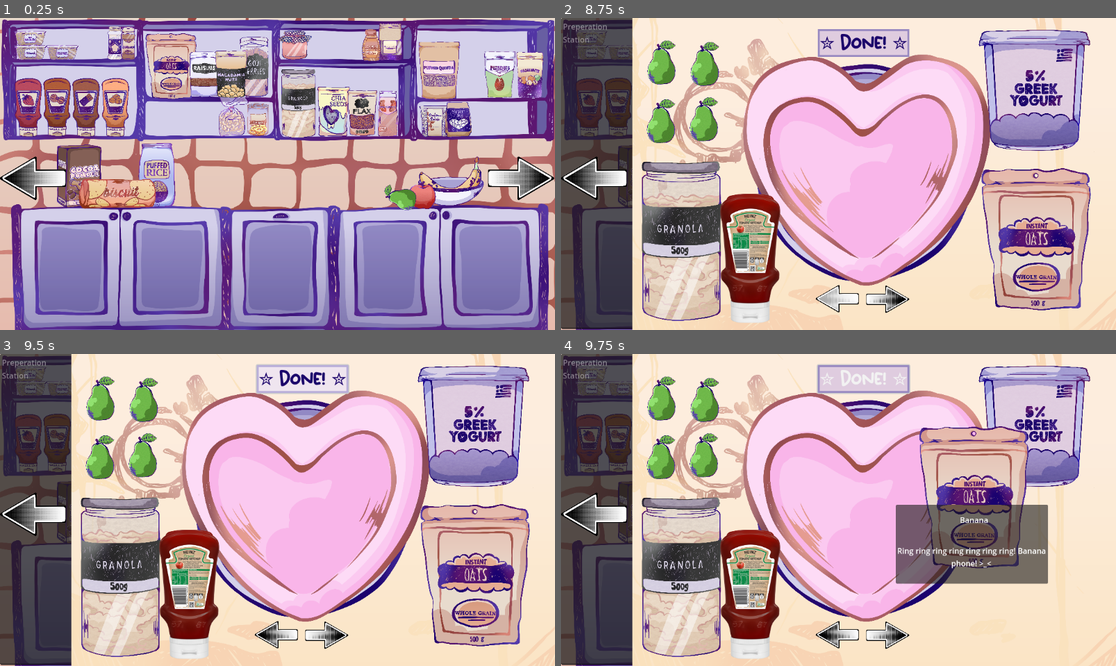
Above: before the commit, frames 1-4 (two rows, left to right).
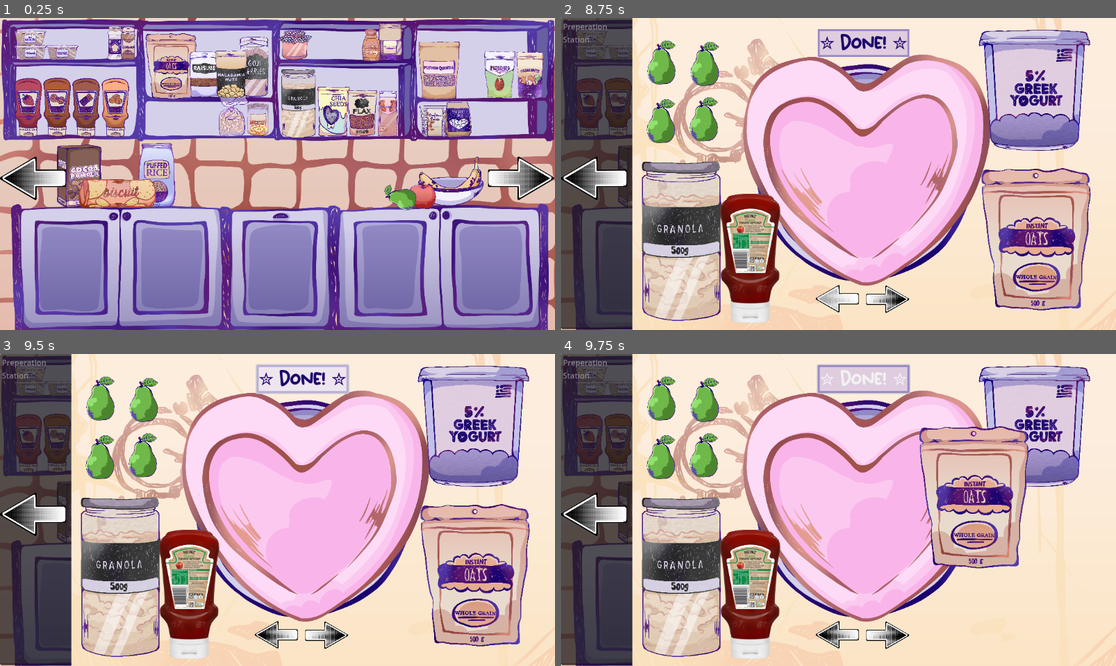
Above: after the commit, the same moments.

Repository: authenticBloodshed/gOATmeal
Game: Godot game, scene res://game.tscn
Two runs of this game, one before a commit and one after it. Both use one fixed random seed, a clock stepped at 60 frames per second and the inputs below. This scene is started directly instead of the project's main scene.
Inputs (mouse positions are in pixels of both pictures, inside the frame that each line leads up to):
- Up to frame 1 (0.25 s): no input
- Up to frame 2 (8.75 s): click (1082, 180) at 0.5 s; click "✮ Done! ✮" at 1.25 s; click "✮ Done! ✮" at 2 s; click (888, 298) at 2.75 s; click (888, 298) at 3.5 s; click (838, 298) at 4.25 s; click (1082, 180) at 5 s; click (838, 298) at 5.75 s; click (1082, 180) at 6.5 s; click (888, 298) at 7.25 s; click (838, 298) at 8 s
- Up to frame 3 (9.5 s): click "✮ Done! ✮" at 8.75 s
- Up to frame 4 (9.75 s): tap Enter at 9.5 s; drag from (1010, 522) to (894, 447) at 9.52 s

Frames 1-3 are identical in both runs. In frame 4, 6.9% of the frame differs, in the area x 60-88%, y 48-74%.
Error in both runs: Attempt to call function 'hide' in base 'null instance' on a null instance. (res://PrepStation.gd:24)

Commit message:
Fixed the overlapping issue
When in the fridge or at preperation station, you can no longer see the descriptions of the items when you hover over them in those subscreens.

Diff:
--- a/game.gd
+++ b/game.gd
@@ -19,10 +19,76 @@
 	$KitchenButton.show()
 	$FridgeButton.hide()
 	$FridgeButton.disabled = true
+	$KitchenStuff/Banana/CollisionShape2D.disabled = true
+	$KitchenStuff/Apple/CollisionShape2D.disabled = true
+	$KitchenStuff/Pear/CollisionShape2D.disabled = true
+	$KitchenStuff/Chiaseeds/CollisionShape2D.disabled = true
+	$KitchenStuff/Granola/CollisionShape2D.disabled = true
+	$KitchenStuff/Oats/CollisionShape2D.disabled = true
+	$KitchenStuff/SunflowerSeeds/CollisionShape2D.disabled = true
+	$KitchenStuff/CoconutFlakes/CollisionShape2D.disabled = true
+	$KitchenStuff/CacaoNibs/CollisionShape2D.disabled = true
+	$KitchenStuff/puffedrice/CollisionShape2D.disabled = true
+	$KitchenStuff/cocao/CollisionShape2D.disabled = true
+	$KitchenStuff/puffedquinoa/CollisionShape2D.disabled = true
+	$KitchenStuff/biscuits/CollisionShape2D.disabled = true
+	$KitchenStuff/FlaxSeeds/CollisionShape2D.disabled = true
+	$KitchenStuff/Raisins/CollisionShape2D.disabled = true
+	$KitchenStuff/StrawberrySauce/CollisionShape2D.disabled = true
+	$KitchenStuff/ChocolateSauce/CollisionShape2D.disabled = true
+	$KitchenStuff/CaramelSauce/CollisionShape2D.disabled = true
+	$KitchenStuff/PeanutButter/CollisionShape2D.disabled = true
+	$KitchenStuff/CRanberries/CollisionShape2D.disabled = true
+	$KitchenStuff/Gojiberries/CollisionShape2D.disabled = true
+	$KitchenStuff/Pineapple/CollisionShape2D.disabled = true
+	$KitchenStuff/Cinnamon/CollisionShape2D.disabled = true
+	$KitchenStuff/Sprinkles/CollisionShape2D.disabled = true
+	$KitchenStuff/jam/CollisionShape2D.disabled = true
+	$KitchenStuff/honey/CollisionShape2D.disabled = true
+	$KitchenStuff/Almonds/CollisionShape2D.disabled = true
+	$KitchenStuff/Walnuts/CollisionShape2D.disabled = true
+	$KitchenStuff/Pecans/CollisionShape2D.disabled = true
+	$KitchenStuff/Hazelnut/CollisionShape2D.disabled = true
+	$KitchenStuff/Cashews/CollisionShape2D.disabled = true
+	$KitchenStuff/Pistachios/CollisionShape2D.disabled = true
+	$KitchenStuff/Macadamia/CollisionShape2D.disabled = true
 	$FridgeButton.mouse_filter = Control.MOUSE_FILTER_IGNORE
 
 func _on_fridge_button_pressed():
 	$Fridge.show()
+	$KitchenStuff/Banana/CollisionShape2D.disabled = true
+	$KitchenStuff/Apple/CollisionShape2D.disabled = true
+	$KitchenStuff/Pear/CollisionShape2D.disabled = true
+	$KitchenStuff/Chiaseeds/CollisionShape2D.disabled = true
+	$KitchenStuff/Granola/CollisionShape2D.disabled = true
+	$KitchenStuff/Oats/CollisionShape2D.disabled = true
+	$KitchenStuff/SunflowerSeeds/CollisionShape2D.disabled = true
+	$KitchenStuff/CoconutFlakes/CollisionShape2D.disabled = true
+	$KitchenStuff/CacaoNibs/CollisionShape2D.disabled = true
+	$KitchenStuff/puffedrice/CollisionShape2D.disabled = true
+	$KitchenStuff/cocao/CollisionShape2D.disabled = true
+	$KitchenStuff/puffedquinoa/CollisionShape2D.disabled = true
+	$KitchenStuff/biscuits/CollisionShape2D.disabled = true
+	$KitchenStuff/FlaxSeeds/CollisionShape2D.disabled = true
+	$KitchenStuff/Raisins/CollisionShape2D.disabled = true
+	$KitchenStuff/StrawberrySauce/CollisionShape2D.disabled = true
+	$KitchenStuff/ChocolateSauce/CollisionShape2D.disabled = true
+	$KitchenStuff/CaramelSauce/CollisionShape2D.disabled = true
+	$KitchenStuff/PeanutButter/CollisionShape2D.disabled = true
+	$KitchenStuff/CRanberries/CollisionShape2D.disabled = true
+	$KitchenStuff/Gojiberries/CollisionShape2D.disabled = true
+	$KitchenStuff/Pineapple/CollisionShape2D.disabled = true
+	$KitchenStuff/Cinnamon/CollisionShape2D.disabled = true
+	$KitchenStuff/Sprinkles/CollisionShape2D.disabled = true
+	$KitchenStuff/jam/CollisionShape2D.disabled = true
+	$KitchenStuff/honey/CollisionShape2D.disabled = true
+	$KitchenStuff/Almonds/CollisionShape2D.disabled = true
+	$KitchenStuff/Walnuts/CollisionShape2D.disabled = true
+	$KitchenStuff/Pecans/CollisionShape2D.disabled = true
+	$KitchenStuff/Hazelnut/CollisionShape2D.disabled = true
+	$KitchenStuff/Cashews/CollisionShape2D.disabled = true
+	$KitchenStuff/Pistachios/CollisionShape2D.disabled = true
+	$KitchenStuff/Macadamia/CollisionShape2D.disabled = true
 	$PantryButton.show()
 
 func _input(event):
@@ -34,8 +100,74 @@
 	$KitchenButton.hide()
 	$FridgeButton.show()
 	$FridgeButton.disabled = false
+	$KitchenStuff/Banana/CollisionShape2D.disabled = false
+	$KitchenStuff/Apple/CollisionShape2D.disabled = false
+	$KitchenStuff/Pear/CollisionShape2D.disabled = false
+	$KitchenStuff/Chiaseeds/CollisionShape2D.disabled = false
+	$KitchenStuff/Granola/CollisionShape2D.disabled = false
+	$KitchenStuff/Oats/CollisionShape2D.disabled = false
+	$KitchenStuff/SunflowerSeeds/CollisionShape2D.disabled = false
+	$KitchenStuff/CoconutFlakes/CollisionShape2D.disabled = false
+	$KitchenStuff/CacaoNibs/CollisionShape2D.disabled = false
+	$KitchenStuff/puffedrice/CollisionShape2D.disabled = false
+	$KitchenStuff/cocao/CollisionShape2D.disabled = false
+	$KitchenStuff/puffedquinoa/CollisionShape2D.disabled = false
+	$KitchenStuff/biscuits/CollisionShape2D.disabled = false
+	$KitchenStuff/FlaxSeeds/CollisionShape2D.disabled = false
+	$KitchenStuff/Raisins/CollisionShape2D.disabled = false
+	$KitchenStuff/StrawberrySauce/CollisionShape2D.disabled = false
+	$KitchenStuff/ChocolateSauce/CollisionShape2D.disabled = false
+	$KitchenStuff/CaramelSauce/CollisionShape2D.disabled = false
+	$KitchenStuff/PeanutButter/CollisionShape2D.disabled = false
+	$KitchenStuff/CRanberries/CollisionShape2D.disabled = false
+	$KitchenStuff/Gojiberries/CollisionShape2D.disabled = false
+	$KitchenStuff/Pineapple/CollisionShape2D.disabled = false
+	$KitchenStuff/Cinnamon/CollisionShape2D.disabled = false
+	$KitchenStuff/Sprinkles/CollisionShape2D.disabled = false
+	$KitchenStuff/jam/CollisionShape2D.disabled = false
+	$KitchenStuff/honey/CollisionShape2D.disabled = false
+	$KitchenStuff/Almonds/CollisionShape2D.disabled = false
+	$KitchenStuff/Walnuts/CollisionShape2D.disabled = false
+	$KitchenStuff/Pecans/CollisionShape2D.disabled = false
+	$KitchenStuff/Hazelnut/CollisionShape2D.disabled = false
+	$KitchenStuff/Cashews/CollisionShape2D.disabled = false
+	$KitchenStuff/Pistachios/CollisionShape2D.disabled = false
+	$KitchenStuff/Macadamia/CollisionShape2D.disabled = false
 	$FridgeButton.mouse_filter = Control.MOUSE_FILTER_STOP
 
 func _on_pantry_button_pressed():
 	$PantryButton.hide()
 	$Fridge.hide()
+	$KitchenStuff/Banana/CollisionShape2D.disabled = false
+	$KitchenStuff/Apple/CollisionShape2D.disabled = false
+	$KitchenStuff/Pear/CollisionShape2D.disabled = false
+	$KitchenStuff/Chiaseeds/CollisionShape2D.disabled = false
+	$KitchenStuff/Granola/CollisionShape2D.disabled = false
+	$KitchenStuff/Oats/CollisionShape2D.disabled = false
+	$KitchenStuff/SunflowerSeeds/CollisionShape2D.disabled = false
+	$KitchenStuff/CoconutFlakes/CollisionShape2D.disabled = false
+	$KitchenStuff/CacaoNibs/CollisionShape2D.disabled = false
+	$KitchenStuff/puffedrice/CollisionShape2D.disabled = false
+	$KitchenStuff/cocao/CollisionShape2D.disabled = false
+	$KitchenStuff/puffedquinoa/CollisionShape2D.disabled = false
+	$KitchenStuff/biscuits/CollisionShape2D.disabled = false
+	$KitchenStuff/FlaxSeeds/CollisionShape2D.disabled = false
+	$KitchenStuff/Raisins/CollisionShape2D.disabled = false
+	$KitchenStuff/StrawberrySauce/CollisionShape2D.disabled = false
+	$KitchenStuff/ChocolateSauce/CollisionShape2D.disabled = false
+	$KitchenStuff/CaramelSauce/CollisionShape2D.disabled = false
+	$KitchenStuff/PeanutButter/CollisionShape2D.disabled = false
+	$KitchenStuff/CRanberries/CollisionShape2D.disabled = false
+	$KitchenStuff/Gojiberries/CollisionShape2D.disabled = false
+	$KitchenStuff/Pineapple/CollisionShape2D.disabled = false
+	$KitchenStuff/Cinnamon/CollisionShape2D.disabled = false
+	$KitchenStuff/Sprinkles/CollisionShape2D.disabled = false
+	$KitchenStuff/jam/CollisionShape2D.disabled = false
+	$KitchenStuff/honey/CollisionShape2D.disabled = false
+	$KitchenStuff/Almonds/CollisionShape2D.disabled = false
+	$KitchenStuff/Walnuts/CollisionShape2D.disabled = false
+	$KitchenStuff/Pecans/CollisionShape2D.disabled = false
+	$KitchenStuff/Hazelnut/CollisionShape2D.disabled = false
+	$KitchenStuff/Cashews/CollisionShape2D.disabled = false
+	$KitchenStuff/Pistachios/CollisionShape2D.disabled = false
+	$KitchenStuff/Macadamia/CollisionShape2D.disabled = false
